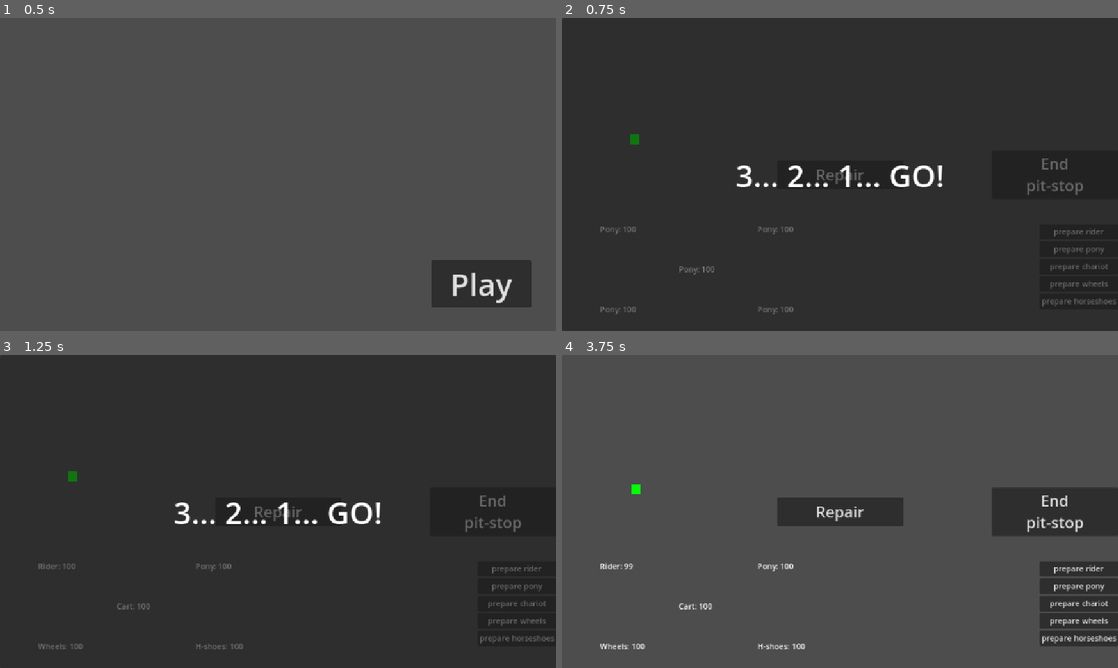
Above: before the commit, frames 1-4 (two rows, left to right).
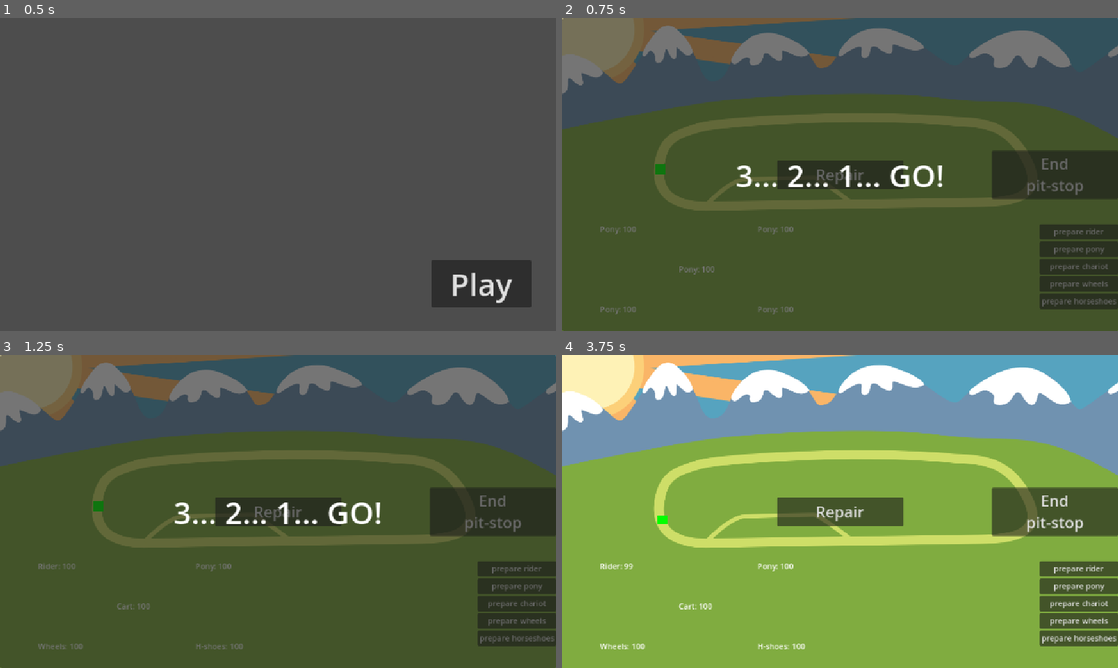
Above: after the commit, the same moments.

Repository: gams-n-such/GMTK2025
Game: Godot game, scene res://MainMenu/main_menu.tscn
Same seed, same stepped clock (60 frames per second), same inputs: the game is played once before the commit and once after it.
Inputs:
- Up to frame 1 (0.5 s): no input
- Up to frame 2 (0.75 s): click "Play" at 0.5 s
- Up to frame 3 (1.25 s): no input
- Up to frame 4 (3.75 s): click "Repair" at 1.25 s; click "End pit-stop" at 2 s; click "prepare rider" at 2.75 s; click "prepare pony" at 3.5 s

Frame 1 is identical in both runs. In frame 2, 90% of the frame differs, in the area x 0-100%, y 0-100%; in frame 3, 90%; in frame 4, 99%.

Commit message:
Draft race visuals

Diff:
--- /dev/null
+++ b/Gameplay/Race/Assets/RaceBG.svg
@@ -0,0 +1,121 @@
+<?xml version="1.0" encoding="UTF-8" standalone="no"?>
+<!-- Created with Inkscape (http://www.inkscape.org/) -->
+
+<svg
+   width="1152"
+   height="648"
+   viewBox="0 0 304.79999 171.45"
+   version="1.1"
+   id="svg1"
+   inkscape:version="1.4 (86a8ad7, 2024-10-11)"
+   sodipodi:docname="GMTK2025.svg"
+   xml:space="preserve"
+   xmlns:inkscape="http://www.inkscape.org/namespaces/inkscape"
+   xmlns:sodipodi="http://sodipodi.sourceforge.net/DTD/sodipodi-0.dtd"
+   xmlns="http://www.w3.org/2000/svg"
+   xmlns:svg="http://www.w3.org/2000/svg"><sodipodi:namedview
+     id="namedview1"
+     pagecolor="#ffffff"
+     bordercolor="#000000"
+     borderopacity="0.25"
+     inkscape:showpageshadow="2"
+     inkscape:pageopacity="0.0"
+     inkscape:pagecheckerboard="0"
+     inkscape:deskcolor="#d1d1d1"
+     inkscape:document-units="px"
+     inkscape:zoom="0.98646753"
+     inkscape:cx="599.61426"
+     inkscape:cy="317.80063"
+     inkscape:window-width="1920"
+     inkscape:window-height="1001"
+     inkscape:window-x="-9"
+     inkscape:window-y="-9"
+     inkscape:window-maximized="1"
+     inkscape:current-layer="layer1"><inkscape:page
+       x="0"
+       y="0"
+       width="304.79999"
+       height="171.45"
+       id="page2"
+       margin="0"
+       bleed="0" /></sodipodi:namedview><defs
+     id="defs1" /><g
+     id="layer2"
+     inkscape:label="Race"
+     transform="matrix(0.97161855,0,0,0.93590716,8.7879003,0.53646917)"><g
+       inkscape:groupmode="layer"
+       id="layer3"
+       inkscape:label="Race"
+       style="opacity:1;fill:#53a2c7;fill-opacity:1"><rect
+         style="opacity:1;fill:#56a3bf;fill-opacity:1;stroke:#447821;stroke-width:0.144462"
+         id="rect1"
+         width="320.51721"
+         height="189.27586"
+         x="-9.067667"
+         y="-1.694309"
+         sodipodi:insensitive="true"
+         inkscape:label="Sky" /><g
+         id="g9"
+         inkscape:label="Sun"
+         style="opacity:1;fill:#53a2c7;fill-opacity:1"><path
+           style="opacity:1;fill:#fab567;fill-opacity:1;stroke:#fab567;stroke-width:2.77459;stroke-dasharray:none;stroke-opacity:1"
+           d="M 13.988422,21.312252 31.555981,64.272598 61.225633,62.246166 21.405834,15.232958 129.54392,31.44441 187.71205,29.417978 26.871298,6.3166592 224.79912,-6.2472159 213.4778,-26.51153 22.967396,-5.4366432 Z"
+           id="path9" /><ellipse
+           style="opacity:1;fill:#fef2b6;fill-opacity:1;stroke:#fcd079;stroke-width:5.54917;stroke-dasharray:none;stroke-opacity:1"
+           id="path3"
+           cx="7.7421784"
+           cy="6.1140161"
+           rx="26.691744"
+           ry="27.762238" /></g><rect
+         style="fill:#80ac40;fill-opacity:1;stroke:#447821;stroke-width:0.151492"
+         id="rect2"
+         width="339.63947"
+         height="150.76651"
+         x="-21.927475"
+         y="42.387138"
+         sodipodi:insensitive="true"
+         inkscape:label="Grass" /><g
+         id="g8"
+         inkscape:label="Mountains"
+         sodipodi:insensitive="true"
+         style="display:inline"><path
+           style="fill:#7092b0;fill-opacity:1;stroke:none;stroke-width:0.151492"
+           d="m -30.125669,70.351893 c 0,-2.431717 68.708673,-16.21145 98.378325,-21.074887 29.669655,-4.863436 102.672624,-8.105726 136.246174,-3.24229 33.57356,4.863437 49.18917,-3.24229 84.32428,14.995592 35.13513,18.237884 47.6276,33.099346 49.18917,33.504631 1.56155,0.405288 15.97598,-86.2145272 -7.8078,-87.0024209 C 309.12955,6.8343614 286.99363,31.612283 282.57687,31.039122 275.67568,28.173315 273.0123,8.3430908 253.2976,7.9378045 c -30.25524,0 -34.7592,19.4895615 -40.99097,19.0484555 -8.58858,-0.607929 -25.57475,-22.2486321 -42.09179,-21.4310038 -25.89521,1.2818676 -21.22176,23.0521488 -33.6439,23.0521488 -5.2449,0 -4.9385,-19.6014521 -30.06005,-19.4537416 C 81.119254,10.702844 89.748496,35.734685 75.670071,36.307846 65.732359,36.021265 69.113305,8.8670827 49.51393,9.1536634 36.944433,12.340664 29.221128,36.643214 23.748177,37.523705 18.748668,38.328029 10.507414,20.739091 -8.2638187,21.312252 -20.962006,25.324382 -30.125669,70.351893 -30.125669,70.351893 Z"
+           id="path2"
+           sodipodi:nodetypes="csssssccssccccscc"
+           inkscape:label="path2" /><path
+           style="opacity:1;fill:#ffffff;fill-opacity:1;stroke:#ffffff;stroke-width:1.38729;stroke-dasharray:none;stroke-opacity:1"
+           d="m -16.02664,30.080742 c 2.14801,-4.033642 4.079029,-6.851484 7.6262335,-8.230502 4.713946,-2.022121 8.85098891,0.618347 11.6170835,1.69639 2.7660945,1.078044 8.367473,4.624224 9.99201,7.722403 -2.566443,4.583402 -6.9071076,0.593844 -10.8663249,-0.533302 -0.2262277,-0.04944 -0.4597303,-0.05171 -0.6901188,-0.07165 -0.068773,-0.0059 -0.1582369,-0.05066 -0.2070357,0 -0.058649,0.06089 -0.09535,0.141099 -0.1380238,0.214936 -0.042673,0.07384 -0.1205931,0.130752 -0.1380237,0.214936 C 0.71984332,33.264009 3.56219,39.248754 0.61706492,37.90024 0.41850247,37.809322 0.25411831,37.652468 0.06496989,37.542014 -3.3436253,35.551517 -3.2566076,33.269367 -5.6309633,33.7622 c -2.4393502,0.50586 1.410775,8.357371 -4.172767,9.439786 -2.0223457,-0.419895 -0.1056497,-4.903675 -5.9350227,-5.731619 -2.280594,-0.373828 -3.027412,4.087628 -4.244224,4.442001 -0.631067,0.391847 -0.668085,-0.795224 -0.640304,-1.306997 1.554411,-5.951966 2.448632,-6.490987 4.596641,-10.524629 z"
+           id="path8"
+           sodipodi:nodetypes="zzzsscssssscssccz" /><path
+           style="fill:#ffffff;fill-opacity:1;stroke:#ffffff;stroke-width:1.22511;stroke-dasharray:none;stroke-opacity:1"
+           d="m 42.307338,10.517483 c 2.343254,-3.396963 4.303122,-5.6602937 7.214318,-6.1045547 3.90313,-0.7757197 6.527468,2.8611093 8.406874,4.6205165 1.879406,1.7594082 5.437891,6.6552562 6.094394,10.0991652 -2.756899,3.827909 -5.289196,-1.180127 -8.054726,-3.29172 -0.160736,-0.106022 -0.335489,-0.167769 -0.5047,-0.246003 -0.05052,-0.0233 -0.10951,-0.08987 -0.155309,-0.05279 -0.05504,0.04459 -0.09713,0.113675 -0.14254,0.175002 -0.04541,0.06133 -0.114189,0.09712 -0.14254,0.175002 -0.730815,2.007587 0.315477,8.584776 -1.649154,6.515231 -0.132457,-0.139533 -0.22731,-0.334828 -0.34916,-0.491064 -2.195821,-2.815504 -1.716451,-5.025072 -3.587024,-5.148426 -1.921693,-0.127186 -0.458127,8.532461 -4.843085,8.167537 -1.440896,-0.926187 0.810511,-4.822316 -3.412227,-7.118081 -1.642981,-0.946974 -3.012741,3.225567 -3.989848,3.261908 -0.544501,0.222313 -0.356878,-0.94798 -0.243177,-1.441369 2.246037,-5.424251 3.014651,-5.723401 5.357904,-9.120365 z"
+           id="path8-1"
+           sodipodi:nodetypes="zzzsscssssscssccz" /><path
+           style="fill:#ffffff;fill-opacity:1;stroke:#ffffff;stroke-width:1.43101;stroke-dasharray:none;stroke-opacity:1"
+           d="m 94.195074,13.716062 c 3.533506,-3.015296 5.70877,-4.4106012 10.412596,-5.0080212 6.29157,-0.951145 10.86752,1.8768782 14.07433,3.1974632 3.20678,1.320584 9.4086,5.125631 10.76397,7.946204 -4.17128,3.406896 -8.71132,-0.571704 -13.39041,-2.11688 -0.27056,-0.07587 -0.56028,-0.11374 -0.84233,-0.165785 -0.0842,-0.0155 -0.1858,-0.06641 -0.2573,-0.0319 -0.086,0.04147 -0.14866,0.102369 -0.21757,0.15704 -0.0689,0.05468 -0.17788,0.08989 -0.21757,0.157042 -1.02322,1.731033 1.22738,7.133951 -2.14398,5.561396 -0.2273,-0.106023 -0.398,-0.261478 -0.60941,-0.382257 -3.80986,-2.17656 -3.2129,-4.056415 -6.26928,-4.013439 -3.13997,0.04376 -0.0367,7.15064 -7.207807,7.188208 -2.423425,-0.659978 1.057045,-3.547013 -2.559755,-4.558992 -2.729601,-0.763741 -5.880196,3.784313 -7.468346,3.890794 -0.868218,0.227831 -1.522615,-1.26418 -1.378471,-1.684464 0.756738,-2.333912 3.777835,-7.12111 7.311333,-10.136409 z"
+           id="path8-7"
+           sodipodi:nodetypes="zzzsscssssscssccz" /><path
+           style="fill:#ffffff;fill-opacity:1;stroke:#ffffff;stroke-width:1.47041;stroke-dasharray:none;stroke-opacity:1"
+           d="m 153.37511,11.978389 c 3.41924,-3.3902844 8.38678,-5.5475652 13.89128,-6.0118209 7.36921,-0.7587259 11.12547,1.663204 14.80244,2.9120327 3.67695,1.2488282 10.73326,4.7974122 12.18827,7.3748332 -5.00733,3.018158 -10.12064,-0.660463 -15.50249,-2.136846 -0.31179,-0.07317 -0.64754,-0.112208 -0.97376,-0.163972 -0.0974,-0.01542 -0.21349,-0.0632 -0.29827,-0.03311 -0.10191,0.03617 -0.17762,0.09031 -0.26027,0.138709 -0.0827,0.04841 -0.21111,0.07852 -0.26029,0.138708 -1.26751,1.551453 1.117,6.482945 -2.74059,5.003158 -0.26006,-0.09977 -0.45206,-0.243393 -0.693,-0.356271 -4.34183,-2.03415 -3.56423,-3.7274 -7.12576,-3.738477 -3.6589,-0.01173 -1.32219,6.477381 -4.77578,6.752306 -2.85189,0.227025 0.42108,-5.404586 -1.87455,-6.311446 -4.17931,-1.650974 -12.24758,6.932457 -12.21174,5.074553 0.0758,-1.982776 2.41528,-5.252072 5.83451,-8.642357 z"
+           id="path8-3"
+           sodipodi:nodetypes="zzzsscssssscsscz" /><path
+           style="fill:#ffffff;fill-opacity:1;stroke:#ffffff;stroke-width:1.80578;stroke-dasharray:none;stroke-opacity:1"
+           d="m 234.47558,11.726481 c 5.64064,-2.9562742 10.89746,-4.6132303 16.91814,-4.3606591 8.1192,0.151427 12.49122,4.5760931 15.84315,6.8662891 3.35192,2.290192 9.28948,8.25291 9.72076,11.994125 -6.59227,3.302752 -10.41917,-2.524762 -15.47629,-5.398523 -0.29829,-0.14966 -0.63658,-0.256733 -0.95934,-0.379585 -0.0963,-0.03664 -0.1986,-0.120306 -0.30118,-0.09298 -0.12342,0.03283 -0.22666,0.09436 -0.33487,0.146939 -0.10813,0.05262 -0.25699,0.07295 -0.33484,0.146946 -2.00705,1.907641 -1.60429,9.001707 -5.048,6.368193 -0.23217,-0.177553 -0.37349,-0.403846 -0.5798,-0.596164 -3.71762,-3.465708 -2.16775,-5.645021 -5.92943,-6.232288 -3.86436,-0.603795 -3.15965,8.757478 -11.95792,7.302061 -2.68035,-1.316412 2.9045,-4.814132 -5.06,-8.236944 -3.0848,-1.387613 -6.95373,2.613805 -8.945,2.411804 -1.16248,0.0975 -0.476,-1.073046 -0.11642,-1.558046 5.97341,-5.087596 12.56104,-8.381168 12.56104,-8.381168 z"
+           id="path8-34"
+           sodipodi:nodetypes="zzzsscssssscssccz" /><path
+           style="fill:#ffffff;fill-opacity:1;stroke:#ffffff;stroke-width:1.67184;stroke-dasharray:none;stroke-opacity:1"
+           d="m 312.37117,12.190065 c 5.21577,-2.7438897 9.44005,-4.4827217 15.01736,-4.2575785 7.52072,0.1285453 11.58339,4.2170415 14.69486,6.3316815 3.11146,2.114637 8.62875,7.624265 9.0393,11.085898 -6.09617,3.065892 -9.65807,-2.321626 -14.35068,-4.973885 -0.27674,-0.138075 -0.59039,-0.236681 -0.8897,-0.349911 -0.0894,-0.03376 -0.18431,-0.111053 -0.27926,-0.08562 -0.11416,0.03055 -0.20965,0.08764 -0.30972,0.136463 -0.1,0.04883 -0.23781,0.06787 -0.30971,0.136467 -1.85334,1.768261 -1.45922,8.332777 -4.65672,5.90055 -0.21558,-0.163983 -0.34715,-0.373201 -0.5388,-0.550883 -3.45368,-3.201979 -2.02459,-5.221003 -5.51054,-5.759109 -3.5811,-0.553256 -2.90058,8.108982 -11.05416,6.774648 -2.48654,-1.214426 2.67596,-4.459309 -4.71121,-7.615527 -2.86136,-1.27974 -6.433,2.428832 -8.27801,2.244735 -1.07643,0.09188 -0.44407,-0.992353 -0.11253,-1.441702 5.51767,-4.716764 7.03366,-4.83234 12.24944,-7.576231 z"
+           id="path8-8"
+           sodipodi:nodetypes="zzzsscssssscssccz" /></g><g
+         id="g5"
+         inkscape:label="Track"
+         transform="matrix(1.0012119,0,0,0.93726359,-2.1174638,6.7093564)"
+         style="stroke-width:5.72841;stroke-dasharray:none"><path
+           style="fill:none;fill-opacity:1;stroke:#cede68;stroke-width:5.72841;stroke-dasharray:none;stroke-opacity:1"
+           d="m 70.985388,60.219737 c 7.858717,-2.518627 40.368962,-4.841654 73.743732,-5.826208 30.16674,-0.889917 60.66631,1.190515 66.33937,1.926817 11.9494,1.550904 29.69501,-1.956894 41.88608,20.536493 14.56046,26.865071 -5.44456,30.011811 -24.35776,30.286211 -18.91321,0.2744 -139.673334,1.86698 -152.126342,2.2842 -12.453007,0.41722 -32.13529,-2.06854 -28.5181,-26.916768 2.307211,-15.849347 10.1668,-18.167272 23.03302,-22.290745 z"
+           id="path4"
+           sodipodi:nodetypes="sssszzss" /><path
+           style="fill:none;fill-opacity:1;stroke:#cede68;stroke-width:2.65335;stroke-dasharray:none;stroke-opacity:1"
+           d="m 74.241293,108.71393 c 0,0 13.275903,-15.709675 21.849924,-15.955139 8.574023,-0.245462 35.402403,-0.981854 38.721383,-0.981854 3.31897,0 22.95625,17.182453 22.95625,17.182453"
+           id="path5" /></g></g></g></svg>
--- /dev/null
+++ b/Gameplay/Race/pit_curve.tres
@@ -0,0 +1,7 @@
+[gd_resource type="Curve2D" format=3 uid="uid://cxv1apkwynynm"]
+
+[resource]
+_data = {
+"points": PackedVector2Array(0, 0, 0, 0, 307, 387, -17, 5, 17, -5, 364, 335, 0, 0, 0, 0, 441, 330, 0, 0, 0, 0, 529, 330, 0, 0, 0, 0, 589, 382)
+}
+point_count = 5
--- a/Gameplay/Race/race.tscn
+++ b/Gameplay/Race/race.tscn
@@ -1,10 +1,11 @@
-[gd_scene load_steps=15 format=3 uid="uid://1pgeprnsdwn6"]
+[gd_scene load_steps=16 format=3 uid="uid://1pgeprnsdwn6"]
 
 [ext_resource type="Script" uid="uid://bxcmj60hlbwkj" path="res://Gameplay/Race/race.gd" id="1_8knmq"]
 [ext_resource type="PackedScene" uid="uid://c6hbnr5mqtmq2" path="res://Gameplay/Race/race_track.tscn" id="2_4wokk"]
 [ext_resource type="Resource" uid="uid://c5qotdv4p1y1d" path="res://Testing/test_race.tres" id="2_b3jxk"]
 [ext_resource type="Script" uid="uid://q01tfoh4eyqt" path="res://Gameplay/Core/racer_id.gd" id="3_2c68n"]
 [ext_resource type="PackedScene" uid="uid://dcuu2ev51nk5s" path="res://Gameplay/Pit/gameplay_ui.tscn" id="4_oxb2p"]
+[ext_resource type="Texture2D" uid="uid://dxu21mvsd31wk" path="res://Gameplay/Race/Assets/RaceBG.svg" id="4_y1ihq"]
 [ext_resource type="PackedScene" uid="uid://dmx2xeu6nhjl0" path="res://Gameplay/Racer/Status/racer_status.tscn" id="6_hybnw"]
 
 [sub_resource type="Resource" id="Resource_2c68n"]
@@ -60,6 +61,10 @@
 config = ExtResource("2_b3jxk")
 random_racers = Array[ExtResource("3_2c68n")]([SubResource("Resource_2c68n"), SubResource("Resource_hybnw"), SubResource("Resource_y1ihq"), SubResource("Resource_sxpfx"), SubResource("Resource_y3tjt"), SubResource("Resource_6it45"), SubResource("Resource_ps6rc"), SubResource("Resource_lgadq")])
 
+[node name="BG" type="Sprite2D" parent="."]
+texture = ExtResource("4_y1ihq")
+centered = false
+
 [node name="RaceTrack" parent="." instance=ExtResource("2_4wokk")]
 unique_name_in_owner = true
 process_mode = 4
--- a/Gameplay/Race/race_track.tscn
+++ b/Gameplay/Race/race_track.tscn
@@ -1,23 +1,13 @@
 [gd_scene load_steps=4 format=3 uid="uid://c6hbnr5mqtmq2"]
 
+[ext_resource type="Curve2D" uid="uid://dwfmnt5wutfpw" path="res://Gameplay/Race/track_curve.tres" id="1_7nvc7"]
 [ext_resource type="Script" uid="uid://dnmej4xmciynl" path="res://Gameplay/Race/race_track.gd" id="1_bchk7"]
-
-[sub_resource type="Curve2D" id="Curve2D_5cui6"]
-_data = {
-"points": PackedVector2Array(0, -126.446, 0, 125, 150, 250, 0, 0, 0, 0, 280, 370, 0, 0, 0, 0, 500, 370, 0, 0, 0, 0, 720, 370, 0, 125, 0, -125, 850, 250, 0, 0, 0, 0, 720, 130, 0, 0, 0, 0, 500, 130, 0, 0, 0, 0, 280, 130, 0, -125, 2.47934, 121.488, 150, 250)
-}
-point_count = 9
-
-[sub_resource type="Curve2D" id="Curve2D_ecpwx"]
-_data = {
-"points": PackedVector2Array(0, 0, 0, 0, 278, 356, 0, 0, 0, 0, 301, 319, 0, 0, 0, 0, 381, 319, 0, 0, 0, 0, 463, 320, 0, 0, 0, 0, 478, 363)
-}
-point_count = 5
+[ext_resource type="Curve2D" uid="uid://cxv1apkwynynm" path="res://Gameplay/Race/pit_curve.tres" id="3_l0fc3"]
 
 [node name="RaceTrack" type="Path2D"]
-curve = SubResource("Curve2D_5cui6")
+curve = ExtResource("1_7nvc7")
 script = ExtResource("1_bchk7")
 
 [node name="PitTrack" type="Path2D" parent="."]
 unique_name_in_owner = true
-curve = SubResource("Curve2D_ecpwx")
+curve = ExtResource("3_l0fc3")
--- /dev/null
+++ b/Gameplay/Race/track_curve.tres
@@ -0,0 +1,7 @@
+[gd_resource type="Curve2D" format=3 uid="uid://dwfmnt5wutfpw"]
+
+[resource]
+_data = {
+"points": PackedVector2Array(-3, -89, 3, 89, 203, 312, 0, 0, 0, 0, 301, 390, 0, 0, 0, 0, 593, 383, 0, 0, 0, 0, 850, 382, 59.7255, 97.5883, -59.7255, -97.5883, 963, 293, 63.6209, 2.75816, -63.6209, -2.75816, 756, 209, 0, 0, 0, 0, 561, 203, 21, -3, -21, 3, 307, 219, -8, -82, 8, 82, 203, 312)
+}
+point_count = 9
Not shown, added: Gameplay/Race/Assets/RaceBG.svg.import
